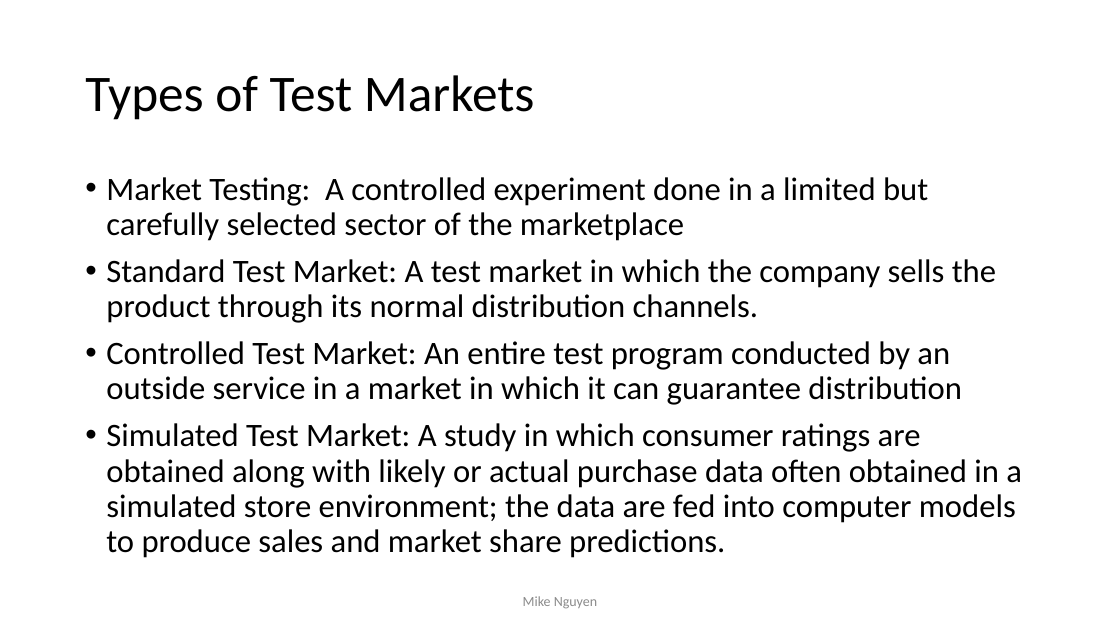
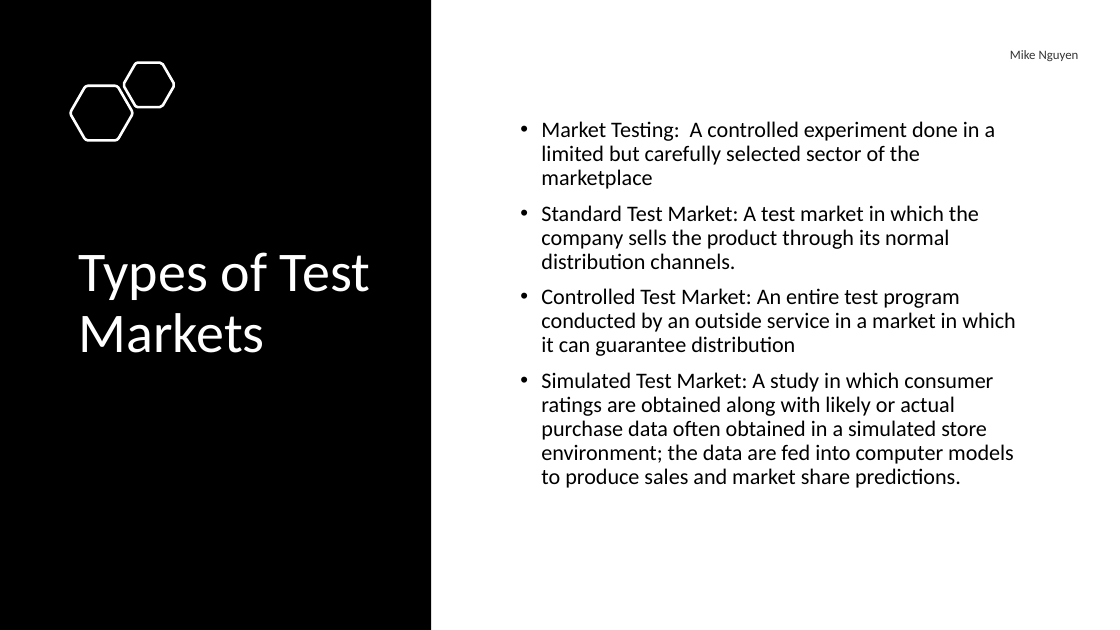
Before and after one commit to mikenguyen13/mar4050, a slide deck: slide 23 of lectures/4/1_External Secondary Data_Causal Research.pptx (slide 22 before the commit). Drawn at 1120x630 pixels with LibreOffice and Linux fonts; fonts in the diff are those of the drawing. Boxes give left, top, right and bottom in pixels: in the first picture for what was removed or moved away, otherwise in the second. Text is boxed around its words. In the diff, an @@ line names an element or a change of style, - is before the commit and + after.

```diff
--- a/lectures/4/1_External Secondary Data_Causal Research.pptx
+++ b/lectures/4/1_External Secondary Data_Causal Research.pptx
@@ rectangle added at (x1=0, y1=0, x2=431, y2=630), fill #000000 @@
@@ text "Mike Nguyen" moved from (x1=523, y1=596, x2=597, y2=609) to (x1=1010, y1=50, x2=1079, y2=61) @@
@@ text "Mike Nguyen" at (x1=1010, y1=50, x2=1079, y2=61): size 12 to 11 pt, text colour #8C8C8C to #000000 at 80% opacity; alignment centre to right; more space between paragraphs @@
@@ freeform shape added at (x1=71, y1=86, x2=133, y2=140), outline #FFFFFF 2.25 pt @@
@@ freeform shape added at (x1=124, y1=63, x2=174, y2=108), outline #FFFFFF 2.25 pt @@
@@ title "Types of Test Markets" moved from (x1=85, y1=75, x2=535, y2=120) to (x1=79, y1=252, x2=370, y2=353) @@
@@ title "Types of Test Markets" at (x1=79, y1=252, x2=370, y2=353): size 44 to 48 pt, text colour #000000 to #FFFFFF @@
@@ text "Market Testing: A controlled experiment ..." moved from (x1=106, y1=177, x2=1022, y2=558) to (x1=541, y1=121, x2=1015, y2=488) @@
@@ text "Market Testing: A controlled experiment ..." at (x1=541, y1=121, x2=1015, y2=488): size 28 to 19 pt; vertical alignment top to middle @@
```
Also in this commit, not shown: 9 other slides changed, 11 slides added.
